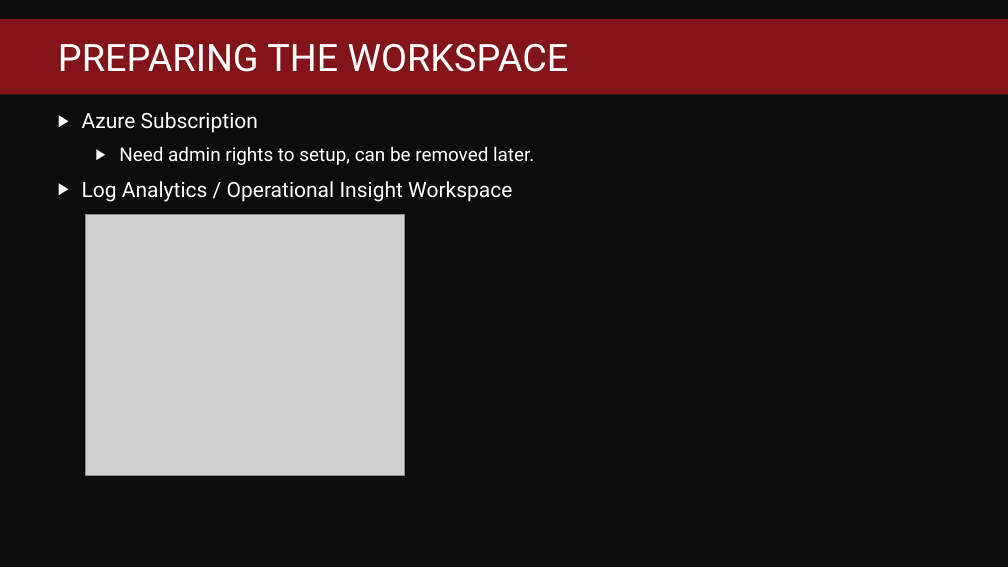
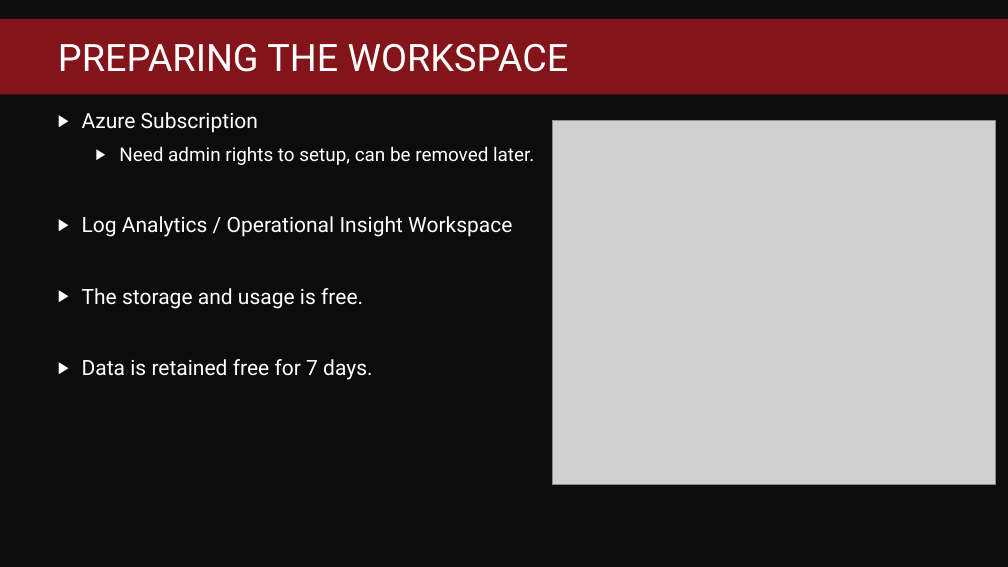
Before and after one commit to fredbainbridge/WindowsUpgradeReadiness, a slide deck: slide 7 of MMS 2017 - Windows Upgrade Readiness.pptx. Drawn at 1008x567 pixels with LibreOffice and Linux fonts; fonts in the diff are those of the drawing; grey boxes stand for pictures; background and template pictures are left out. Boxes give left, top, right and bottom in pixels: in the first picture for what was removed or moved away, otherwise in the second. Text is boxed around its words. In the diff, an @@ line names an element or a change of style, - is before the commit and + after.

```diff
--- a/MMS 2017 - Windows Upgrade Readiness.pptx
+++ b/MMS 2017 - Windows Upgrade Readiness.pptx
@@ picture: place and size @@
-picture at (85,214,404,475)
+picture at (552,121,995,485)
@@ text at (82,288,372,380): paragraphs added @@
+▶ The storage and usage is free.
+▶ Data is retained free for 7 days.
```
Also in this commit, not shown: 8 other slides changed, 1 slide added.
